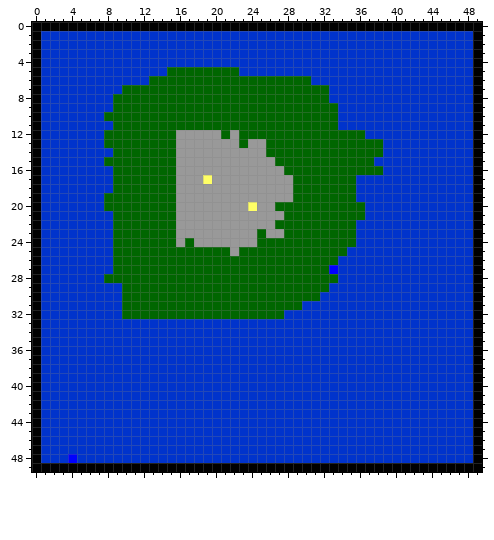
Two states of a pixel-art sprite, Images/map.png. The picture above is the old version.
The file is 50x50 pixels. Colours within 5 levels of each other are drawn and written as one.
Now the later version:
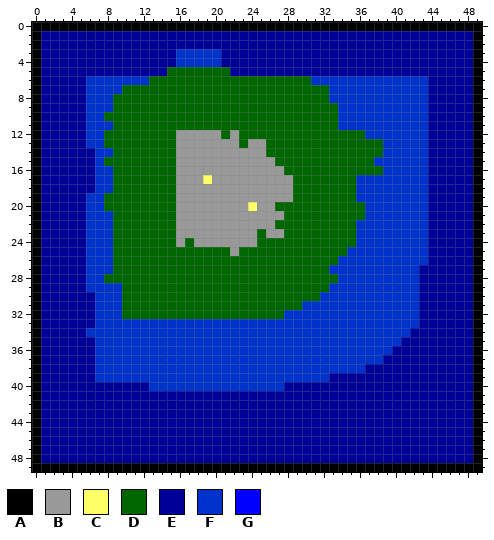
Palette (. is transparent): A #000000  B #999999  C #ffff66  D #006600  E #000099  F #0033cc  G #0000fe
From old to new:
The edit turns colour D into colour E in row 5 at x 22.
The edit turns colour F into colour E in rows 1 to 2 at x 1 to 48; in rows 3 to 4 at x 1 to 15 and 21 to 48; in row 5 at x 1 to 14 and 23 to 48; in rows 6 to 13 at x 1 to 5 and 44 to 48; in rows 14 to 18 at x 1 to 6 and 44 to 48; in rows 19 to 26 at x 1 to 5 and 44 to 48.
The edit turns colour F into colour E in rows 27 to 29 at x 1 to 5 and 43 to 48; in rows 30 to 33 at x 1 to 6 and 43 to 48; in row 34 at x 1 to 5 and 42 to 48; in row 35 at x 1 to 6 and 41 to 48; in row 36 at x 1 to 6 and 40 to 48; in row 37 at x 1 to 6 and 39 to 48.
The edit turns colour F into colour E in row 38 at x 1 to 6 and 37 to 48; in row 39 at x 1 to 6 and 33 to 48; in row 40 at x 1 to 12 and 28 to 48; in rows 41 to 47 at x 1 to 48; in row 48 at x 1 to 3 and 5 to 48.
The edit turns colour G into colour E in row 48 at x 4.
The edit turns colour G into colour F in row 27 at x 33.
